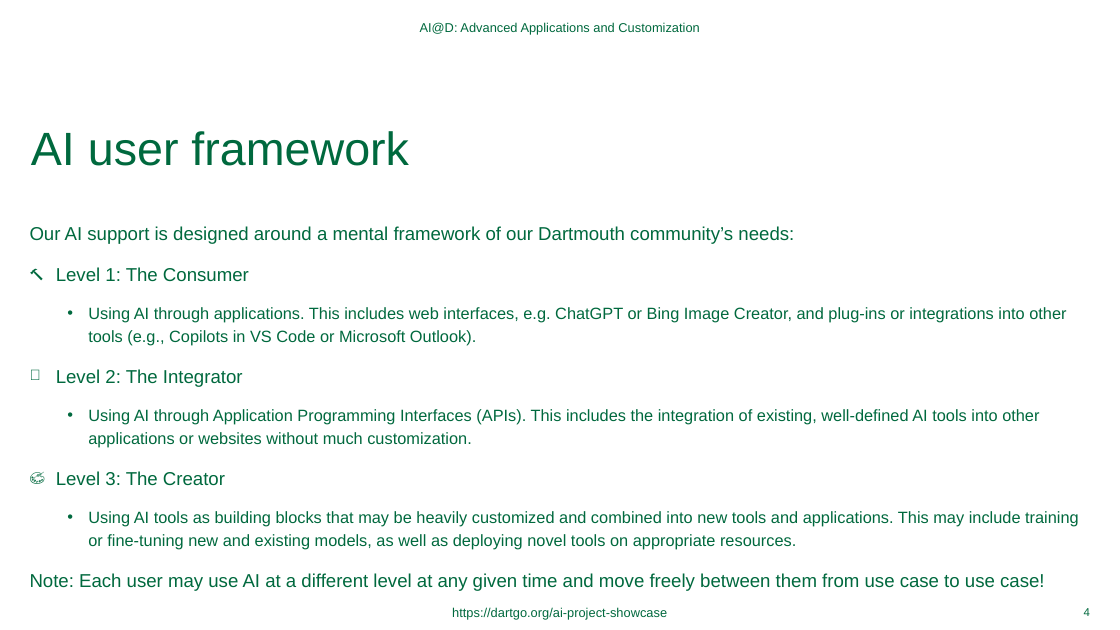
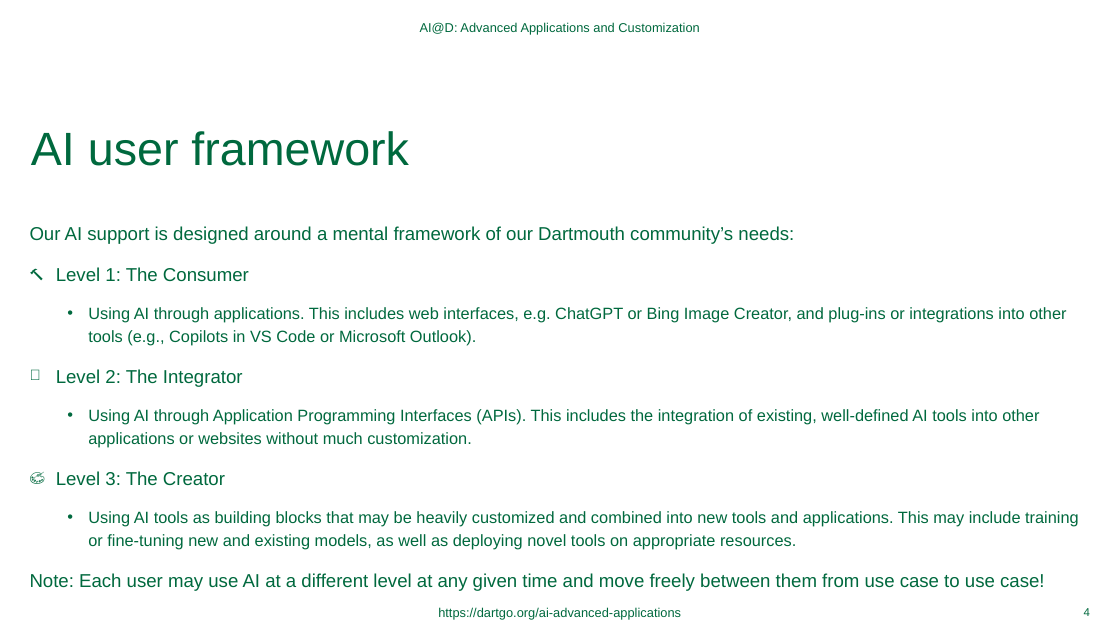
Before and after one commit to Dartmouth-Libraries/ai-advanced-applications, a slide deck: slide 4 of ppt/2024-10-16-ai-advanced-applications.pptx. Drawn at 1120x630 pixels with LibreOffice and Linux fonts; fonts in the diff are those of the drawing; background and template pictures are left out. Boxes give left, top, right and bottom in pixels: in the first picture for what was removed or moved away, otherwise in the second. Text is boxed around its words. In the diff, an @@ line names an element or a change of style, - is before the commit and + after.

```diff
--- a/ppt/2024-10-16-ai-advanced-applications.pptx
+++ b/ppt/2024-10-16-ai-advanced-applications.pptx
@@ text at (438,607,681,619): text changed @@
-https://dartgo.org/ai-project-showcase
+https://dartgo.org/ai-advanced-applications
```
Also in this commit, not shown: 9 other slides changed, 1 other file.
